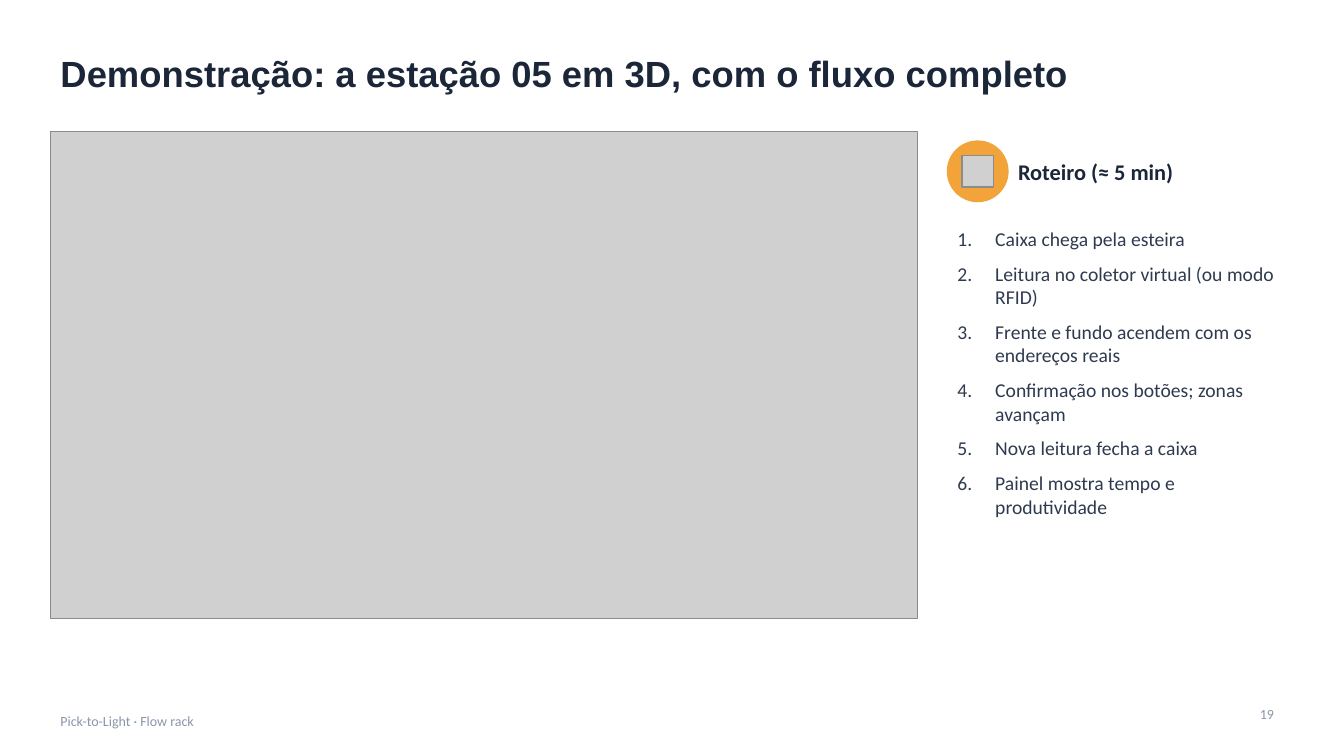
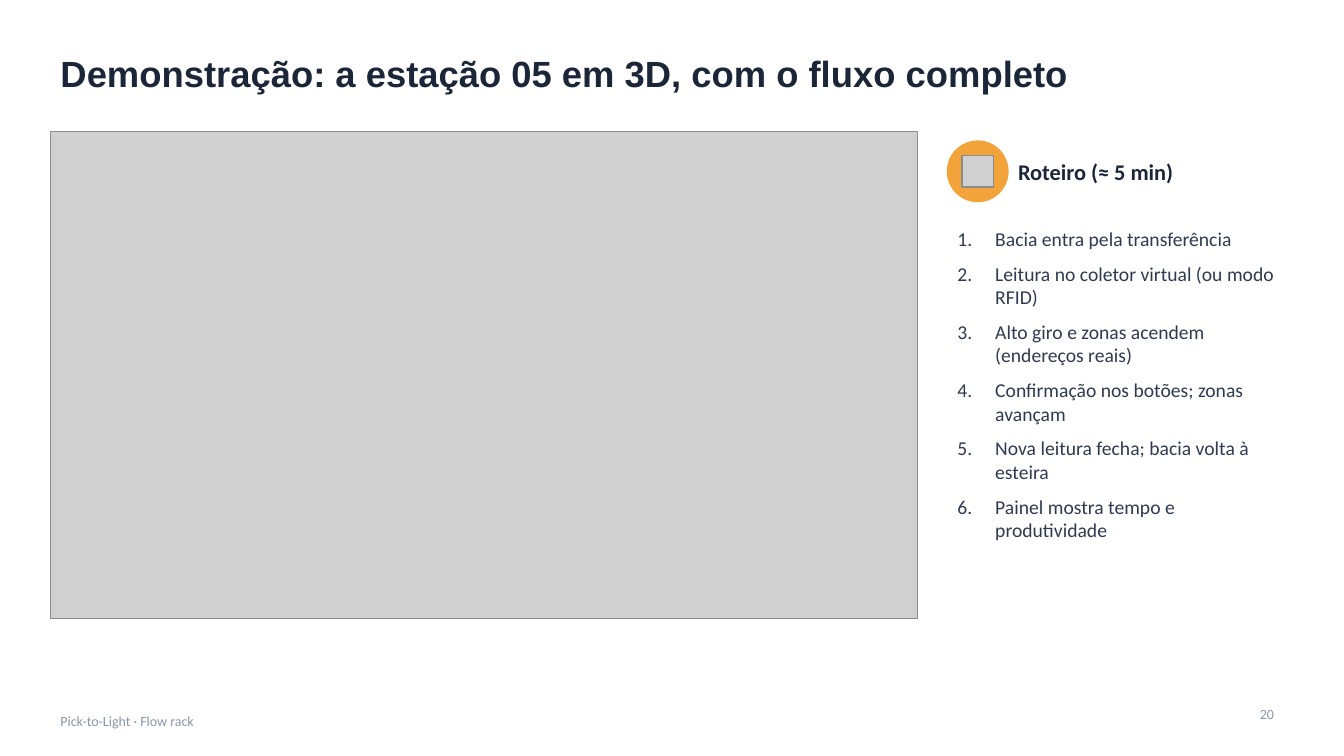
Before and after one commit to jivo88/picking_to_light, a slide deck: slide 20 of projeto/entregaveis/Apresentacao_PTL.pptx (slide 19 before the commit). Drawn at 1344x756 pixels with LibreOffice and Linux fonts; fonts in the diff are those of the drawing; grey boxes stand for pictures. Boxes give left, top, right and bottom in pixels: in the first picture for what was removed or moved away, otherwise in the second. Text is boxed around its words. In the diff, an @@ line names an element or a change of style, - is before the commit and + after.

```diff
--- a/projeto/entregaveis/Apresentacao_PTL.pptx
+++ b/projeto/entregaveis/Apresentacao_PTL.pptx
@@ text at <box>995,232,1231,249</box>: text changed @@
-1. Caixa chega pela esteira
+1. Bacia entra pela transferência
@@ text at <box>995,325,1204,366</box>: text changed @@
-3. Frente e fundo acendem com os endereços reais
+3. Alto giro e zonas acendem (endereços reais)
@@ text at <box>995,441,1248,479</box>: text changed @@
-5. Nova leitura fecha a caixa
+5. Nova leitura fecha; bacia volta à esteira
@@ page number at <box>1260,710,1274,719</box>: text changed @@
-19
+20
```
Also in this commit, not shown: 4 other slides changed, 1 slide added, 16 other files.
